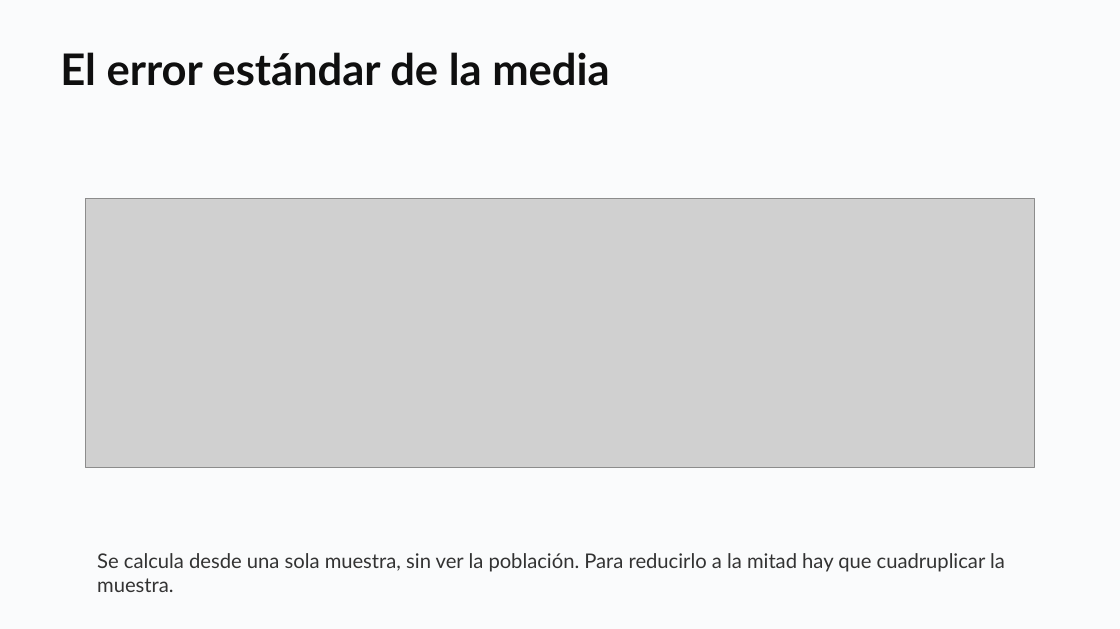
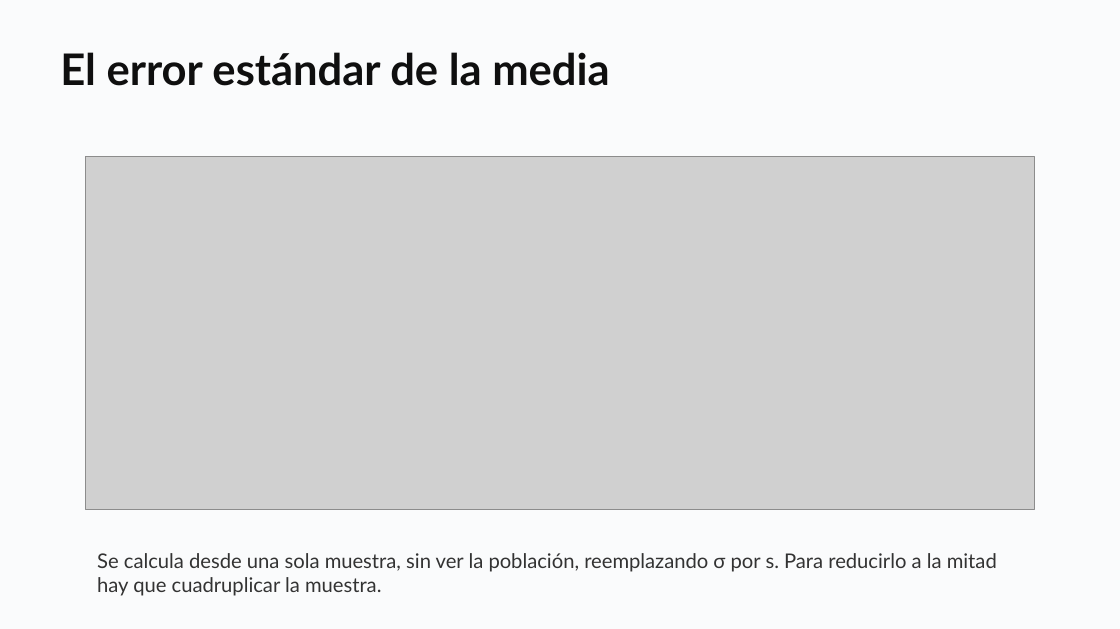
Before and after one commit to daniopitz/diplomado-cdd, a slide deck: slide 14 of presentaciones/clase05_probabilidad_inferencia.pptx (slide 15 before the commit). Drawn at 1120x629 pixels with LibreOffice and Linux fonts; fonts in the diff are those of the drawing; grey boxes stand for pictures. Boxes give left, top, right and bottom in pixels: in the first picture for what was removed or moved away, otherwise in the second. Text is boxed around its words. In the diff, an @@ line names an element or a change of style, - is before the commit and + after.

```diff
--- a/presentaciones/clase05_probabilidad_inferencia.pptx
+++ b/presentaciones/clase05_probabilidad_inferencia.pptx
@@ picture: place and size @@
-picture at [85, 198, 1034, 468]
+picture at [85, 157, 1034, 511]
@@ text at [97, 553, 997, 596]: text changed @@
-Se calcula desde una sola muestra, sin ver la población. Para reducirlo a la mitad hay que cuadruplicar la muestra.
+Se calcula desde una sola muestra, sin ver la población, reemplazando σ por s. Para reducirlo a la mitad hay que cuadruplicar la muestra.
```
Also in this commit, not shown: 14 other slides changed, 8 slides added, 2 slides removed, 4 other files.
